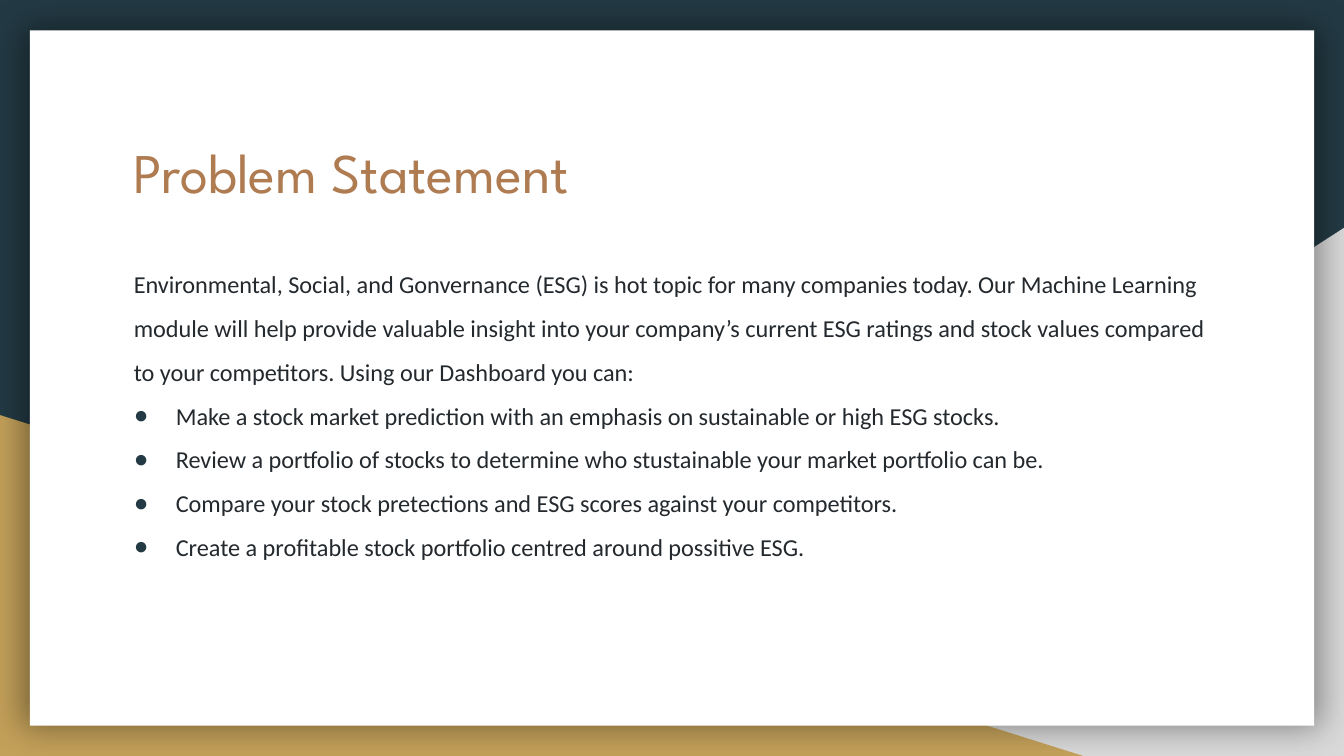
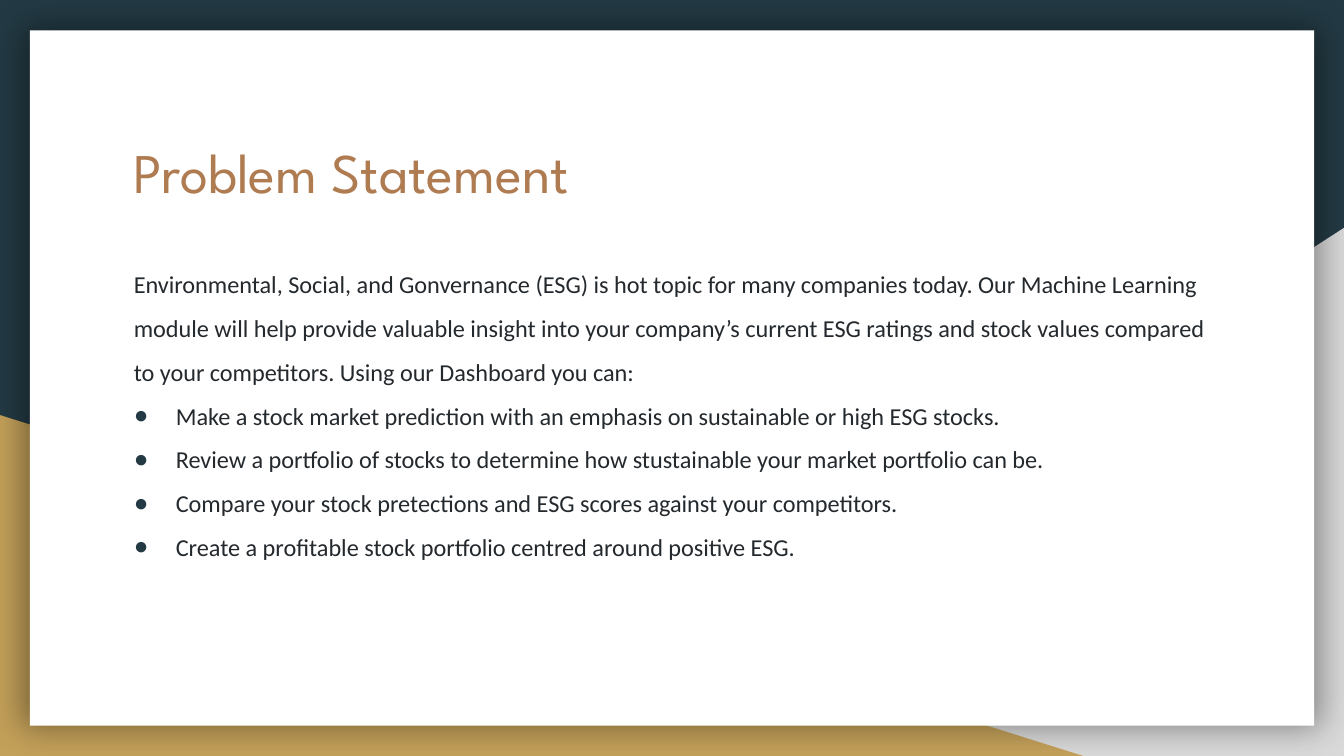
Before and after one commit to sucharita1/ESG_investing_analysis, a slide deck: slide 2 of ESG_Slides.pptx. Drawn at 1344x756 pixels with LibreOffice and Linux fonts; fonts in the diff are those of the drawing. Boxes give left, top, right and bottom in pixels: in the first picture for what was removed or moved away, otherwise in the second. Text is boxed around its words. In the diff, an @@ line names an element or a change of style, - is before the commit and + after.

Commit message:
Fixed typos

```diff
--- a/ESG_Slides.pptx
+++ b/ESG_Slides.pptx
@@ text at (176, 451, 1043, 472): text changed @@
-● Review a portfolio of stocks to determine who stustainable your market portfolio can be.
+● Review a portfolio of stocks to determine how stustainable your market portfolio can be.
@@ text at (176, 539, 795, 560): text changed @@
-● Create a profitable stock portfolio centred around possitive ESG.
+● Create a profitable stock portfolio centred around positive ESG.
```
